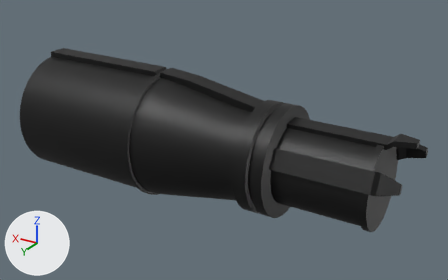
One commit to the glTF model jakes_test/gun.glb: the scene before it, then after it.
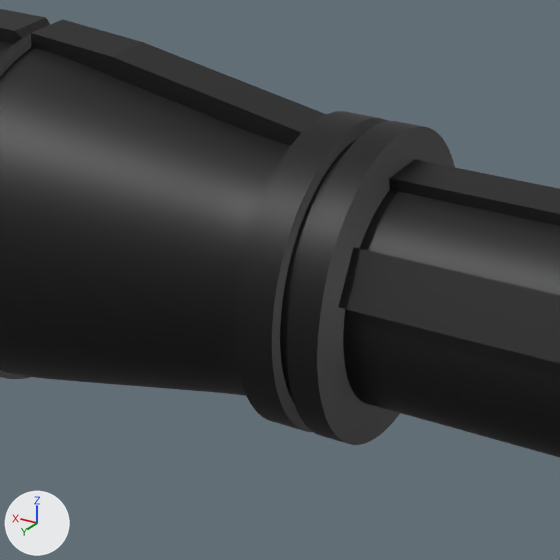
There are two pictures of each version: one whole from a 50 mm camera at (-2.214, 2.61, 1.343) aimed at (-0.623, -0.042, 0.017), one close up on the part from 33% to 77% of the width and 22% to 92% of the height. Lighting does not change. The marker at lower left points along +X, +Y and +Z. The older version's two pictures come first. Where no turn or scale is listed for an object, it has been applied to the vertices. Vertices at exactly the same position are counted once.
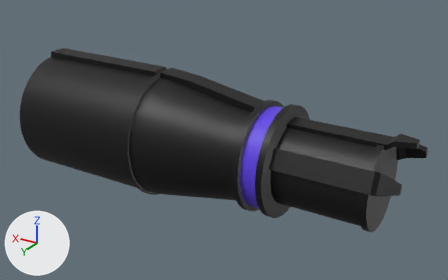
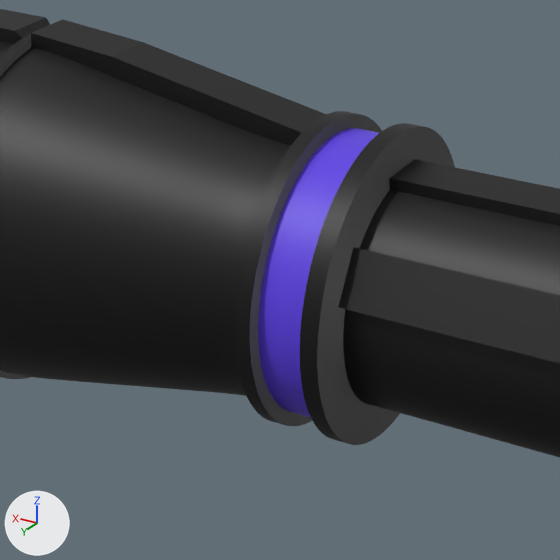
Commit message: display gun recharging

The change in detail:
Material 'Charge' (mat_charge) is new.
Its base color is (0.116, 0.0537, 0.8) (blue #6042e7).
me_cylinder has 10498 vertices, 20992 faces and spans x -1.52..0.52, y -0.36..0.36, z -0.36..0.36.
me_cylinder is used by ob_gun; location (0.0, 0.0, 0.0).
me_cylinder part 1: 1260 vertices moved from x -0.98..-0.9, y -0.29..0.29, z -0.29..0.29 to x -0.99..-0.9, y -0.29..0.29, z -0.29..0.29; 561 vertices removed from x -0.96..-0.94, y -0.28..0.28, z -0.28..0.28; 561 vertices added at x -1.02..-0.88, y -0.29..0.29, z -0.29..0.29.
me_cylinder part 2: 321 faces spanning x -0.99..-0.9, y -0.26..0.26, z -0.26..0.26 switch from mat_dark (black #000000) to mat_charge (blue #6042e7).

What differs and where, as boxes [x1, y1, x2, y2] in the close-ups (560 x 560 px; the box of a moved part takes in the faces that stretch with it):
part 1 of me_cylinder, moved or reshaped: before [244, 113, 408, 439]; after [235, 111, 423, 444]
part 2 of me_cylinder, recoloured: before [278, 145, 351, 394]; after [258, 128, 379, 416]
